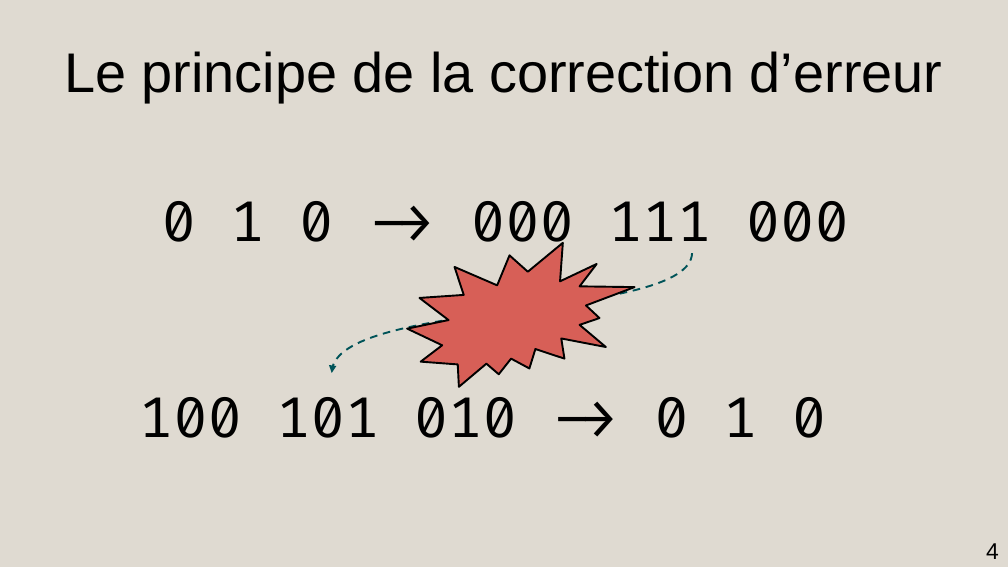
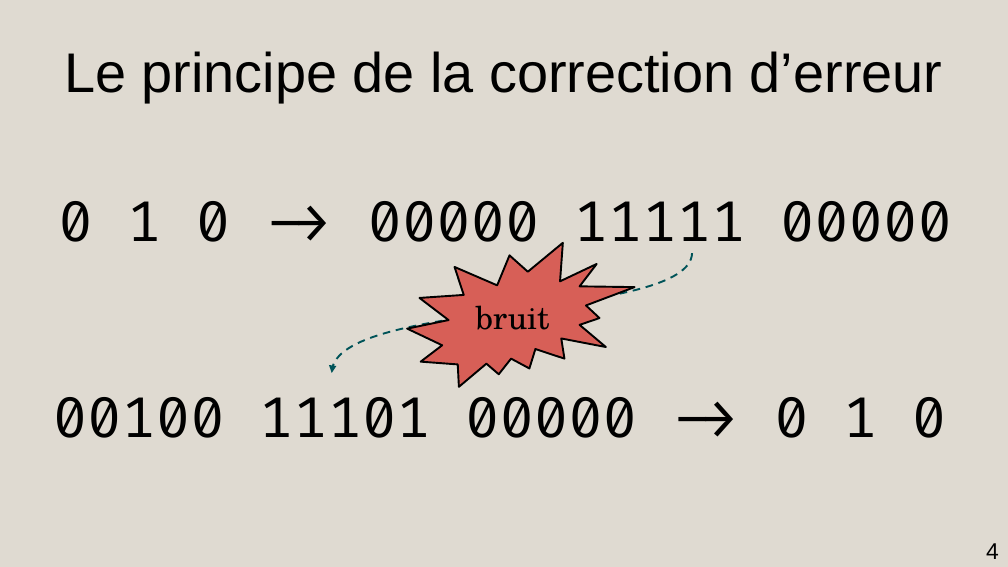
Before and after one commit to AmdaU/presentations, a slide deck: slide 4 of Seminaire/Seminaire.odp. Drawn at 1008x567 pixels with LibreOffice and Linux fonts; fonts in the diff are those of the drawing. Boxes give left, top, right and bottom in pixels: in the first picture for what was removed or moved away, otherwise in the second. Text is boxed around its words. In the diff, an @@ line names an element or a change of style, - is before the commit and + after.

```diff
--- a/Seminaire/Seminaire.odp
+++ b/Seminaire/Seminaire.odp
@@ title at (x1=58, y1=201, x2=952, y2=257): text changed @@
-0 1 0 -> 000 111 000
+0 1 0 -> 00000 11111 00000
@@ text in irregular seal at (x1=475, y1=305, x2=549, y2=330): text added @@
+bruit
@@ title at (x1=53, y1=397, x2=946, y2=438): text changed @@
-100 101 010 -> 0 1 0
+00100 11101 00000 -> 0 1 0
```
Also in this commit, not shown: 5 other slides changed, 5 other files.
